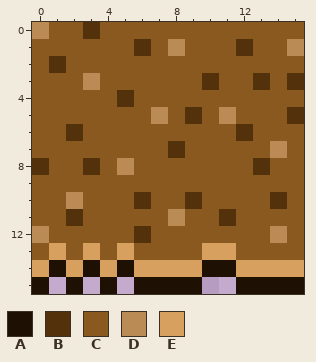
Two versions of one pixel-art sprite, tiles/dirt/dirt-15.png. The picture above is the old version.
The file is 16x16 pixels.
Palette (. is transparent): A #1e1103  B #53310b  C #8a5920  D #ba8b54  E #d7a05f
Pixels before, first column x 0:
 0 DCCBCCCCCCCCCCCC
 1 CCCCCCBCDCCCBCCD
 2 CBCCCCCCCCCCCCCC
 3 CCCDCCCCCCBCCBCB
 4 CCCCCBCCCCCCCCCC
 5 CCCCCCCDCBCDCCCB
 6 CCBCCCCCCCCCBCCC
 7 CCCCCCCCBCCCCCDC
 8 BCCBCDCCCCCCCBCC
 9 CCCCCCCCCCCCCCCC
10 CCDCCCBCCBCCCCBC
11 CCBCCCCCDCCBCCCC
12 DCCCCCBCCCCCCCDC
13 CECECECCCCEECCCC
14 EAEAEAEEEEAAEEEE
15 A.A.A.AAAA..AAAA
New version:
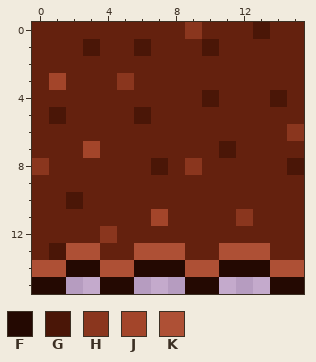
Colours new in this view: F #240902  G #4a1607  H #8a361e  J #a3452a  K #ae5035
Author's note on the commit: Changed dirt to red earth
Edits made:
colour C: #8a5920 -> #64210e
Changed rows in their new state; - is a pixel that keeps its letter.
first column x 0:
 0 C--C-----H---G--
 1 ---G--G-C-G-C--C
 2 -C--------------
 3 -J-C-H----C--C-C
 4 -----C----G---G-
 5 -G----GC-C-C---C
 6 --C---------C--H
 7 ---J----C--G--C-
 8 H--C-C-G-H---C-G
10 --G---C--C----C-
11 --C----JC--CH---
12 C---H-C-------C-
13 -GKK-CKKK-CKKK--
14 KKFFKKFFFKKFFFKK
15 FF.-FF...FF-..FF
Pixel boxes of the changes (left, top, right, bottom) in both pictures:
changed: (32, 22, 304, 294)
